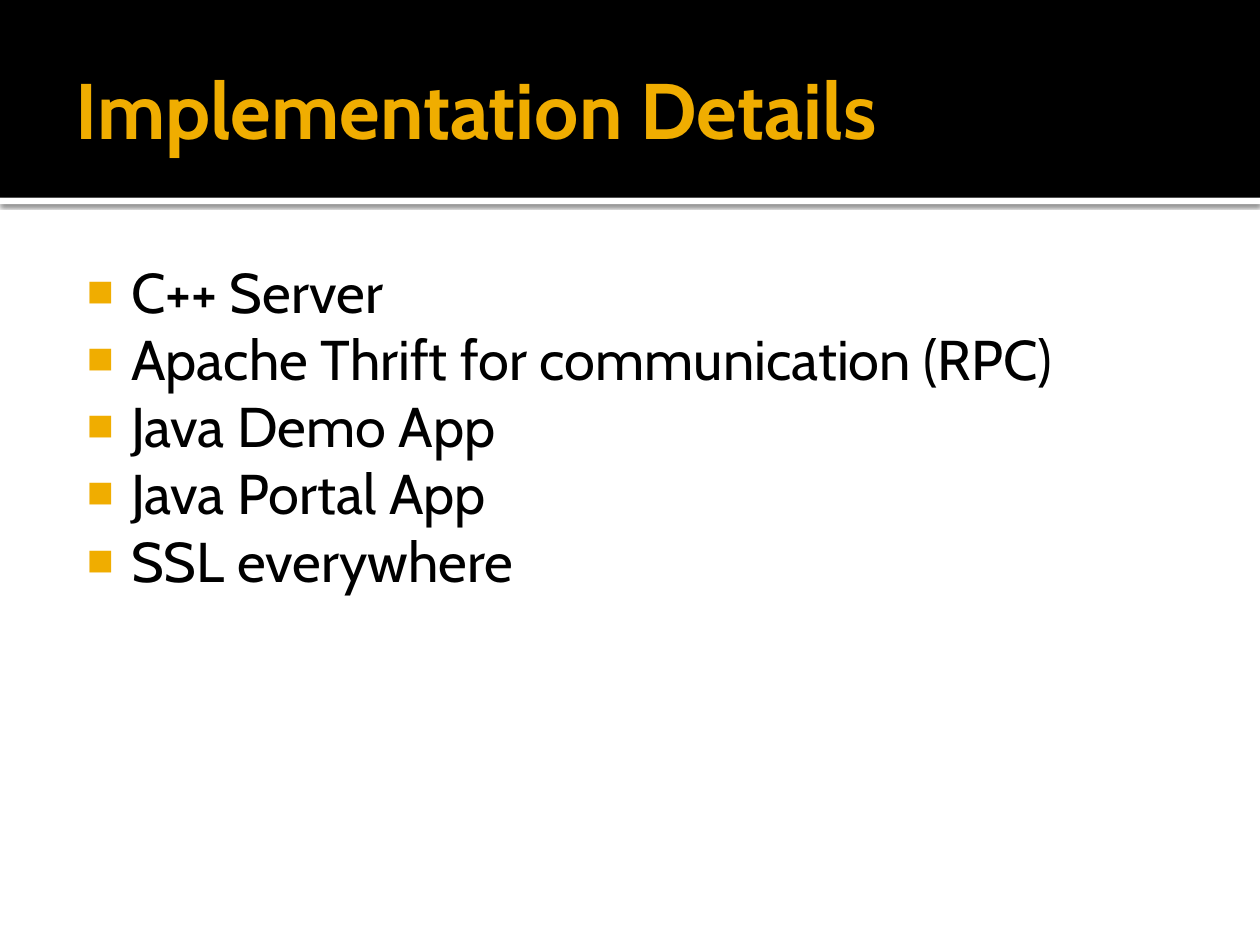
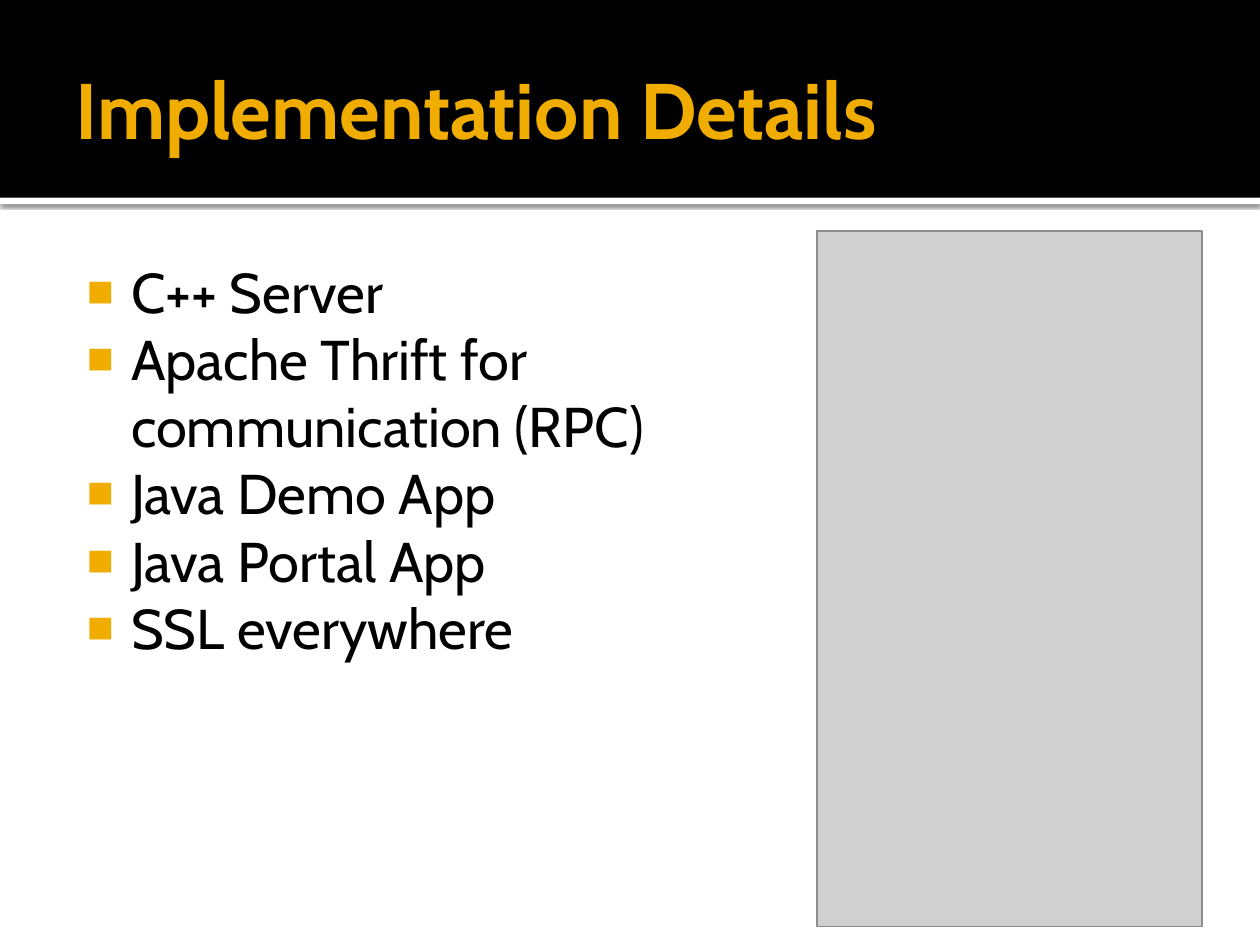
Before and after one commit to jrobe/cs5490, a slide deck: slide 9 of presentation/Third Party Encrypted Storage.pptx (slide 7 before the commit). Drawn at 1260x945 pixels with LibreOffice and Linux fonts; fonts in the diff are those of the drawing; grey boxes stand for pictures. Boxes give left, top, right and bottom in pixels: in the first picture for what was removed or moved away, otherwise in the second. Text is boxed around its words. In the diff, an @@ line names an element or a change of style, - is before the commit and + after.

```diff
--- a/presentation/Third Party Encrypted Storage.pptx
+++ b/presentation/Third Party Encrypted Storage.pptx
@@ picture added at bbox=[818, 231, 1202, 926] @@
@@ text "C++ Server" rewrapped from bbox=[131, 273, 1053, 594] to bbox=[131, 273, 644, 661] @@
```
Also in this commit, not shown: 7 other slides changed, 4 slides added, 1 other file.
